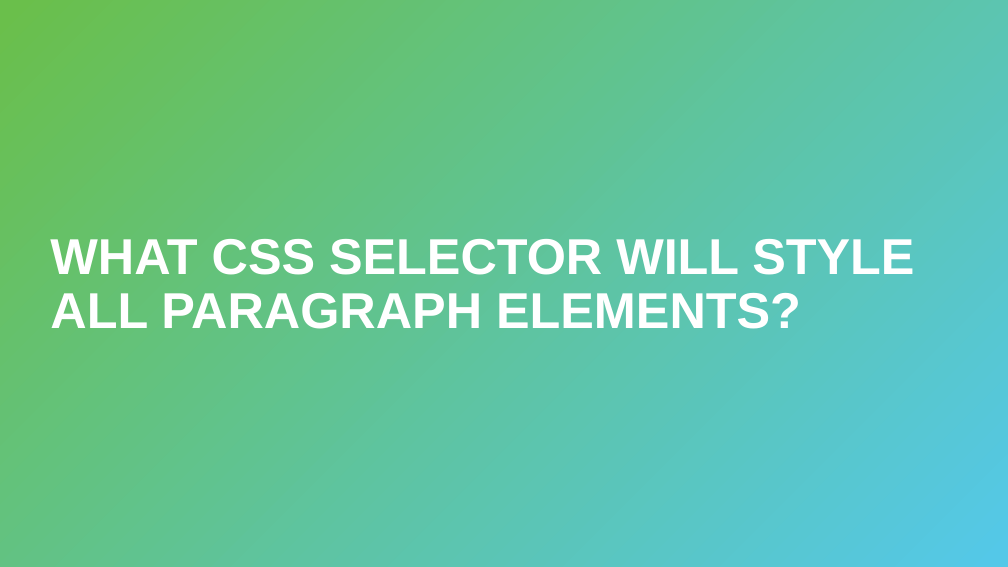
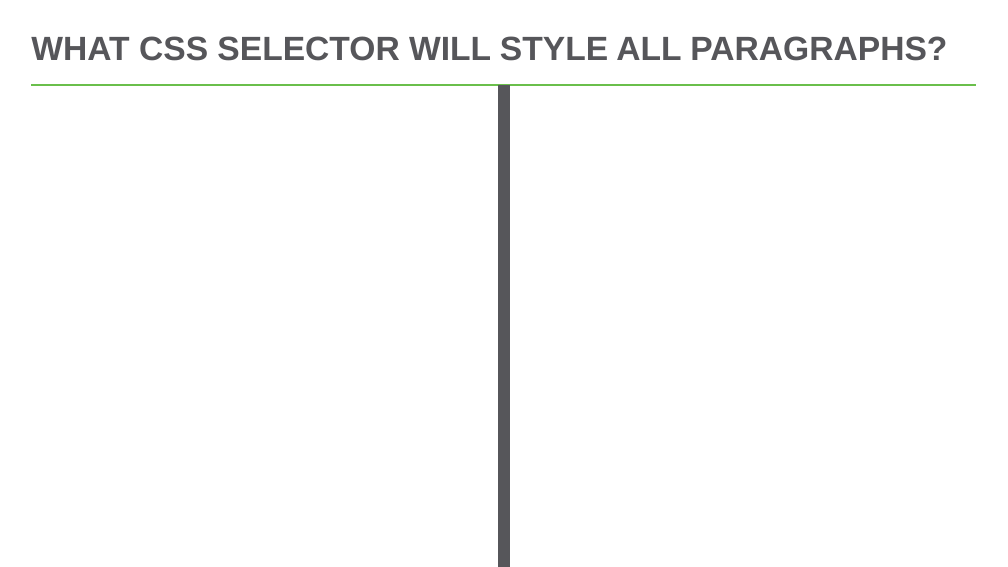
Before and after one commit to hytechclub/web-101, a slide deck: slide 6 of Week10/ReviewGame.pptx. Drawn at 1008x567 pixels with LibreOffice and Linux fonts; fonts in the diff are those of the drawing. Boxes give left, top, right and bottom in pixels: in the first picture for what was removed or moved away, otherwise in the second. Text is boxed around its words. In the diff, an @@ line names an element or a change of style, - is before the commit and + after.

```diff
--- a/Week10/ReviewGame.pptx
+++ b/Week10/ReviewGame.pptx
@@ rectangle removed at (0, 0, 1008, 567) @@
@@ title at (31, 36, 947, 61): text changed; size 48 to 32 pt; text colour #FFFFFF to #56565A @@
-WHAT CSS SELECTOR WILL STYLE ALL PARAGRAPH ELEMENTS?
+WHAT CSS SELECTOR WILL STYLE ALL PARAGRAPHS?
@@ line added from (32, 85) to (977, 85), #54C8E8 2.25 pt @@
@@ line added from (504, 85) to (504, 567), #56565A 11 pt @@
```
Also in this commit, not shown: 20 other slides changed.
